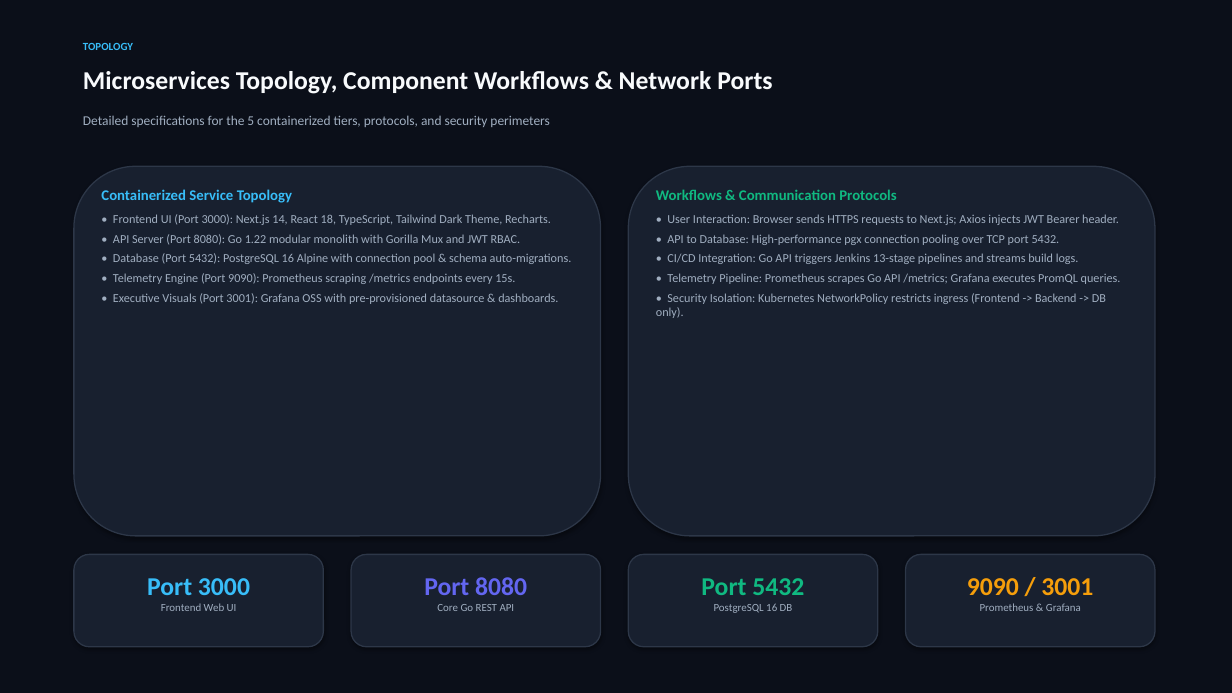
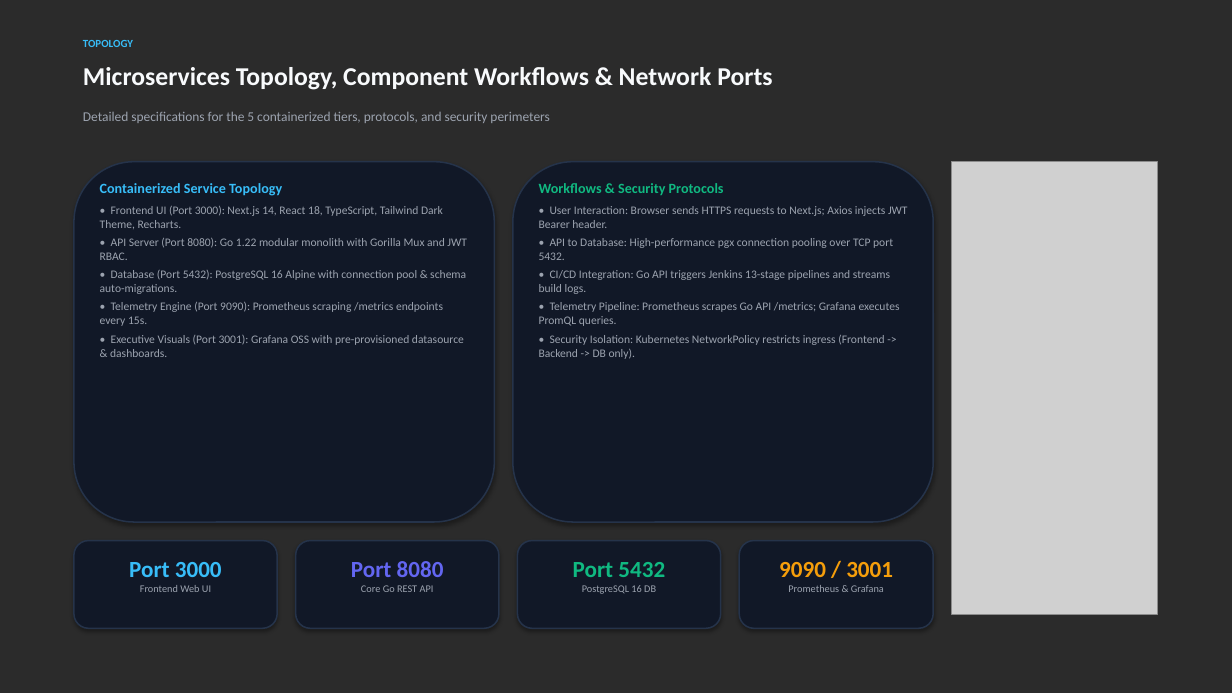
Before and after one commit to phanindra267/DevOps-WebApp, a slide deck: slide 4 of CloudOps_Sentinel_INT378_Presentation.pptx. Drawn at 1232x693 pixels with LibreOffice and Linux fonts; fonts in the diff are those of the drawing; grey boxes stand for pictures; background and template pictures are left out; a plain dark background stands for a picture behind light text. Boxes give left, top, right and bottom in pixels: in the first picture for what was removed or moved away, otherwise in the second. Text is boxed around its words. In the diff, an @@ line names an element or a change of style, - is before the commit and + after.

```diff
--- a/CloudOps_Sentinel_INT378_Presentation.pptx
+++ b/CloudOps_Sentinel_INT378_Presentation.pptx
@@ background #FFFFFF to picture (left out) @@
@@ rectangle removed at [0, 0, 1232, 693] @@
@@ text "Microservices Topology, Component Workflows & ...": place and size @@
-text "Microservices Topology, Component Workflows & ..." at [83, 71, 772, 94]
+text "Microservices Topology, Component Workflows & ..." at [83, 67, 772, 90]
@@ text "Detailed specifications for the 5 ..." at [83, 112, 549, 123]: text colour #A0AEC0 to #9CA3AF @@
@@ rounded rectangle: place and size @@
-rounded rectangle at [74, 166, 601, 536]
+rounded rectangle at [74, 162, 494, 522]
@@ text "Containerized Service Topology" at [100, 183, 467, 357]: size 11.5 to 11 pt in "Containerized Service Topology"; size 9.5 to 9 pt, text colour #A0AEC0 to #9CA3AF; less space between paragraphs @@
@@ rounded rectangle: place and size @@
-rounded rectangle at [628, 166, 1155, 536]
+rounded rectangle at [513, 162, 933, 522]
@@ text "Workflows & Security Protocols": place and size @@
-text "Workflows & Security Protocols" at [656, 189, 1121, 318]
+text "Workflows & Security Protocols" at [539, 183, 908, 359]
@@ picture added at [952, 162, 1158, 615] @@
@@ text at [539, 183, 724, 195]: text changed; size 11.5 to 11 pt @@
-Workflows & Communication Protocols
+Workflows & Security Protocols
@@ text at [539, 206, 908, 359]: size 9.5 to 9 pt, text colour #A0AEC0 to #9CA3AF @@
@@ text "Port 3000": place and size @@
-text "Port 3000" at [147, 578, 250, 611]
+text "Port 3000" at [129, 562, 222, 592]
@@ text "Port 3000" at [129, 562, 222, 592]: size 20 to 18 pt in "Port 3000"; size 8.5 to 8 pt, text colour #A0AEC0 to #9CA3AF in "Frontend Web UI" @@
@@ rounded rectangle: place and size @@
-rounded rectangle at [74, 555, 323, 647]
+rounded rectangle at [74, 541, 277, 628]
@@ text "Port 8080": place and size @@
-text "Port 8080" at [424, 577, 527, 611]
+text "Port 8080" at [351, 561, 444, 592]
@@ text "Port 8080" at [351, 561, 444, 592]: size 20 to 18 pt in "Port 8080"; size 8.5 to 8 pt, text colour #A0AEC0 to #9CA3AF in "Core Go REST API" @@
@@ rounded rectangle: place and size @@
-rounded rectangle at [351, 555, 601, 647]
+rounded rectangle at [296, 541, 499, 628]
@@ text "Port 5432": place and size @@
-text "Port 5432" at [701, 578, 804, 613]
+text "Port 5432" at [573, 562, 665, 594]
@@ text "Port 5432" at [573, 562, 665, 594]: size 20 to 18 pt in "Port 5432"; size 8.5 to 8 pt, text colour #A0AEC0 to #9CA3AF in "PostgreSQL 16 DB" @@
@@ rounded rectangle added at [518, 541, 721, 628], fill #111827, outline #25334A 1.2 pt @@
@@ fill #18202F to #111827; outline #2D3748 1 pt to #25334A 1.2 pt in 5 elements at [74, 162, 494, 522], [513, 162, 933, 522], [74, 541, 277, 628], [296, 541, 499, 628], [739, 541, 933, 628] @@
@@ text "9090 / 3001": place and size @@
-text "9090 / 3001" at [967, 578, 1093, 611]
+text "9090 / 3001" at [779, 562, 893, 592]
@@ text "9090 / 3001" at [779, 562, 893, 592]: size 20 to 18 pt in "9090 / 3001"; size 8.5 to 8 pt, text colour #A0AEC0 to #9CA3AF in "Prometheus & Grafana" @@
@@ rounded rectangle: place and size @@
-rounded rectangle at [628, 555, 878, 647]
+rounded rectangle at [739, 541, 933, 628]
@@ rounded rectangle removed at [906, 555, 1155, 647] @@
```
Also in this commit, not shown: 12 other slides changed, 35 other files.
